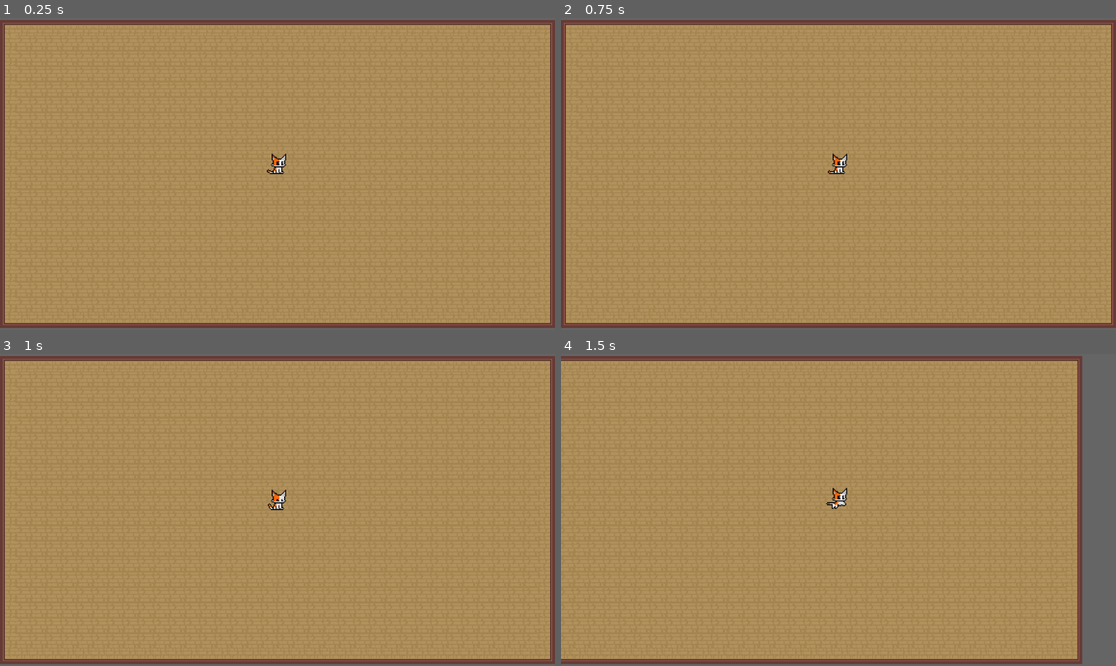
Above: before the commit, frames 1-4 (two rows, left to right).
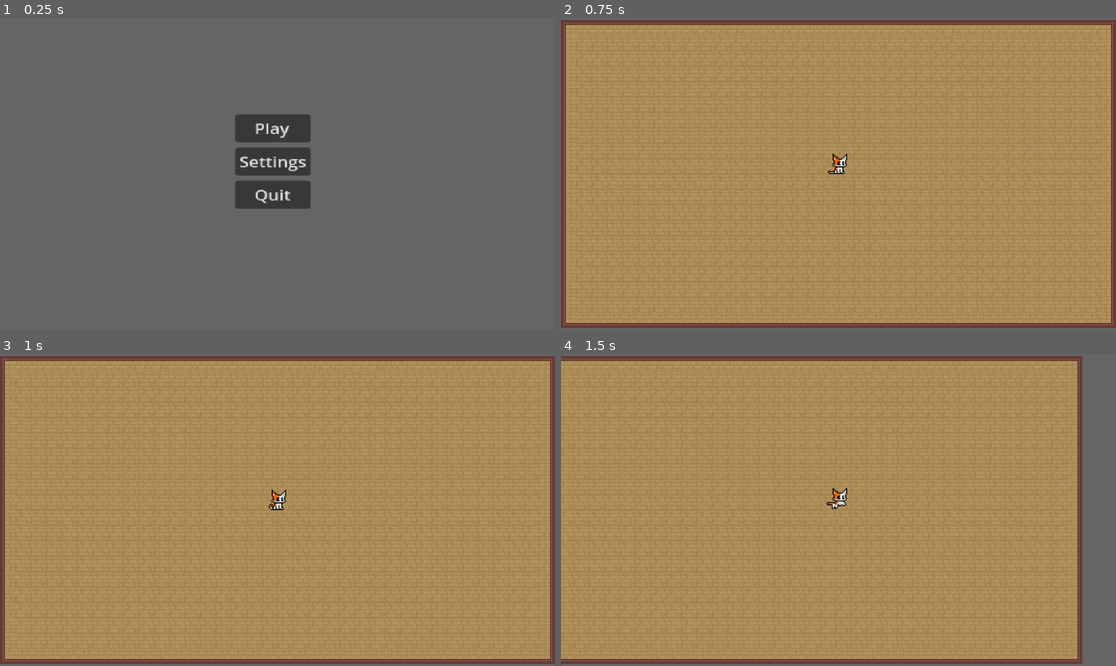
Above: after the commit, the same moments.

Repository: ooJungle/Bullethell
Game: Godot game, scene res://Cenas/MainMenu.tscn
The game is run twice, just before and just after one commit, with the same random seed, the same clock (stepped at 60 frames per second) and the same inputs. Before the commit the project starts from res://Cenas/Fase_0.tscn.
Inputs (mouse positions are in pixels of both pictures, inside the frame that each line leads up to):
- Up to frame 1 (0.25 s): no input
- Up to frame 2 (0.75 s): click (832, 127) at 0.5 s, where only the run after the commit has a clickable "Play"
- Up to frame 3 (1 s): no input
- Up to frame 4 (1.5 s): hold D (move_right) from 1.28 s (still down)

The runs differ from the first frame. In frame 1, 99% of the frame differs, in the area x 0-100%, y 0-100%; in frame 2, nothing differs; in frame 3, less than 0.1%; in frame 4, nothing differs.

Commit message:
Implementation part 2/2
PauseMenu implemented

Diff:
--- /dev/null
+++ b/Cenas/PauseMenu.tscn
@@ -0,0 +1,44 @@
+[gd_scene load_steps=3 format=3 uid="uid://d26majiwami8u"]
+
+[ext_resource type="Script" uid="uid://o52wl5acbuc8" path="res://Scripts/pause_menu.gd" id="1_vp8nw"]
+[ext_resource type="VideoStream" uid="uid://b2ps8kdagrpig" path="res://Sons e Musica/Ricky-Rolling.ogv" id="2_snhpj"]
+
+[node name="PauseMenu" type="Control"]
+layout_mode = 3
+anchors_preset = 15
+anchor_right = 1.0
+anchor_bottom = 1.0
+grow_horizontal = 2
+grow_vertical = 2
+script = ExtResource("1_vp8nw")
+
+[node name="CanvasLayer" type="CanvasLayer" parent="."]
+
+[node name="PauseVideo" type="VideoStreamPlayer" parent="CanvasLayer"]
+z_index = 1
+anchors_preset = 15
+anchor_right = 1.0
+anchor_bottom = 1.0
+grow_horizontal = 2
+grow_vertical = 2
+stream = ExtResource("2_snhpj")
+expand = true
+
+[node name="VBoxContainer" type="VBoxContainer" parent="CanvasLayer"]
+offset_left = 472.0
+offset_top = 208.0
+offset_right = 542.0
+offset_bottom = 274.0
+scale = Vector2(2.60747, 2.75908)
+
+[node name="ResumeButton" type="Button" parent="CanvasLayer/VBoxContainer"]
+layout_mode = 2
+text = "Resume"
+
+[node name="QuitButton" type="Button" parent="CanvasLayer/VBoxContainer"]
+layout_mode = 2
+text = "Quit"
+
+[connection signal="finished" from="CanvasLayer/PauseVideo" to="." method="_on_pause_video_finished"]
+[connection signal="pressed" from="CanvasLayer/VBoxContainer/ResumeButton" to="." method="_on_resume_button_pressed"]
+[connection signal="pressed" from="CanvasLayer/VBoxContainer/QuitButton" to="." method="_on_quit_button_pressed"]
--- a/Scripts/pause_menu.gd
+++ b/Scripts/pause_menu.gd
@@ -1,37 +1,24 @@
 extends Control
 
-@onready var video_player: VideoStreamPlayer = $PauseVideo
-@onready var menu_container: Control = $"."
-@onready var resume_button: Button = $VBoxContainer/ResumeButton
-@onready var quit_button: Button = $VBoxContainer/QuitButton
+@onready var video_player: VideoStreamPlayer = $CanvasLayer/PauseVideo
+@onready var menu_container: CanvasLayer = $CanvasLayer
+@onready var resume_button: Button = $CanvasLayer/VBoxContainer/ResumeButton
+@onready var quit_button: Button = $CanvasLayer/VBoxContainer/QuitButton
 
 
 func _ready() -> void:
-	hide()
-	video_player.finished.connect(_on_video_finished)
-	resume_button.pressed.connect(_on_resume_pressed)
-	quit_button.pressed.connect(_on_quit_pressed)
+	menu_container.hide()
 
-# Esta é a função que será chamada de fora para iniciar o processo de pausa.
 func start_pause() -> void:
-	get_tree().paused = true  # Isso aqui pode bugar a interação com o botão
-	show()
+	menu_container.show()
+	video_player.play()
+	video_player.paused = false
+
+func _on_resume_button_pressed() -> void:
 	menu_container.hide()
-	video_player.play()
 
-# Chamada automaticamente quando o sinal "finished" do VideoStreamPlayer é emitido.
-func _on_video_finished() -> void:
-	video_player.paused = true  # Isso aqui pode bugar a interação com o botão
-	menu_container.show()
+func _on_quit_button_pressed() -> void:
+	get_tree().quit()
 
-
-# Chamada quando o botão "Continuar" é pressionado.
-func _on_resume_pressed() -> void:
-	get_tree().paused = false   # Isso aqui pode bugar a interação com o botão
-	queue_free()
-
-
-# Chamada quando o botão "Sair" é pre*ssionado.*
-func _on_quit_pressed() -> void:
-	get_tree().paused = false  # Isso aqui pode bugar a interação com o botão
-	get_tree().quit()
+func _on_pause_video_finished() -> void:
+	video_player.paused = true
--- a/project.godot
+++ b/project.godot
@@ -11,7 +11,7 @@
 [application]
 
 config/name="Bullethell"
-run/main_scene="uid://c2uxmib3tht3n"
+run/main_scene="uid://b1baf17wokydn"
 config/features=PackedStringArray("4.4", "Forward Plus")
 
 [autoload]
Not shown, added: Sons e Musica/Ricky-Rolling.ogv.uid
Not shown, added: Ricky Rolling.mp4
Not shown, added: Sons e Musica/Ricky-Rolling.ogv
